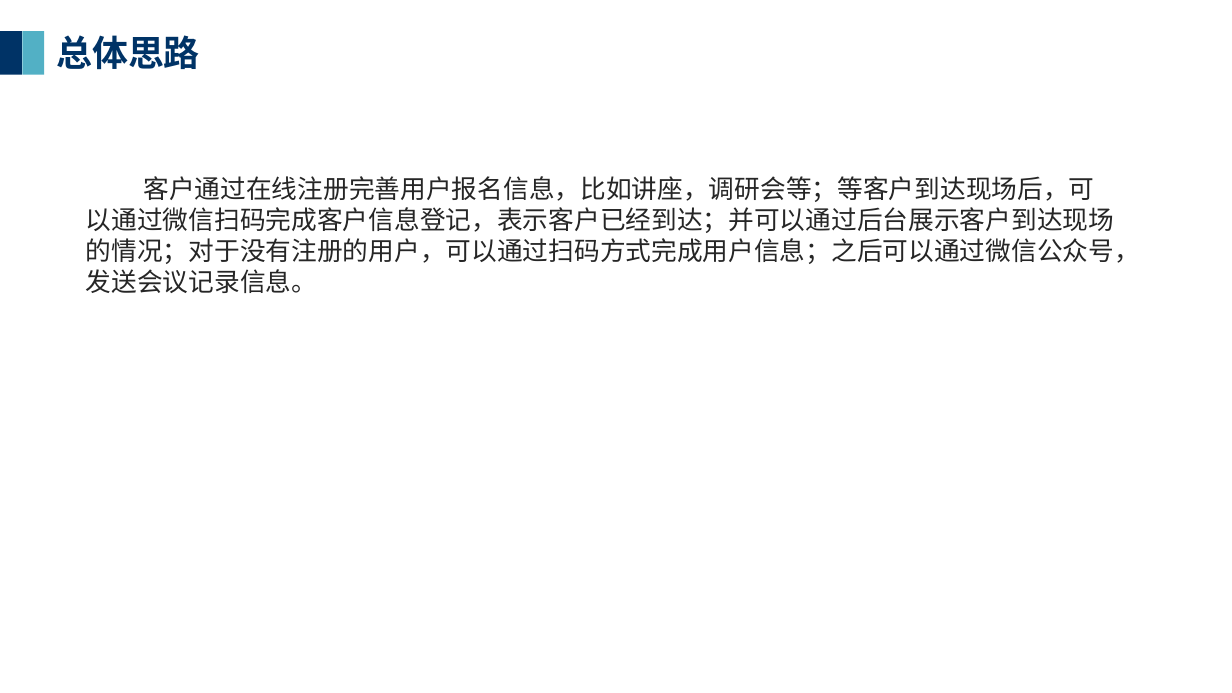
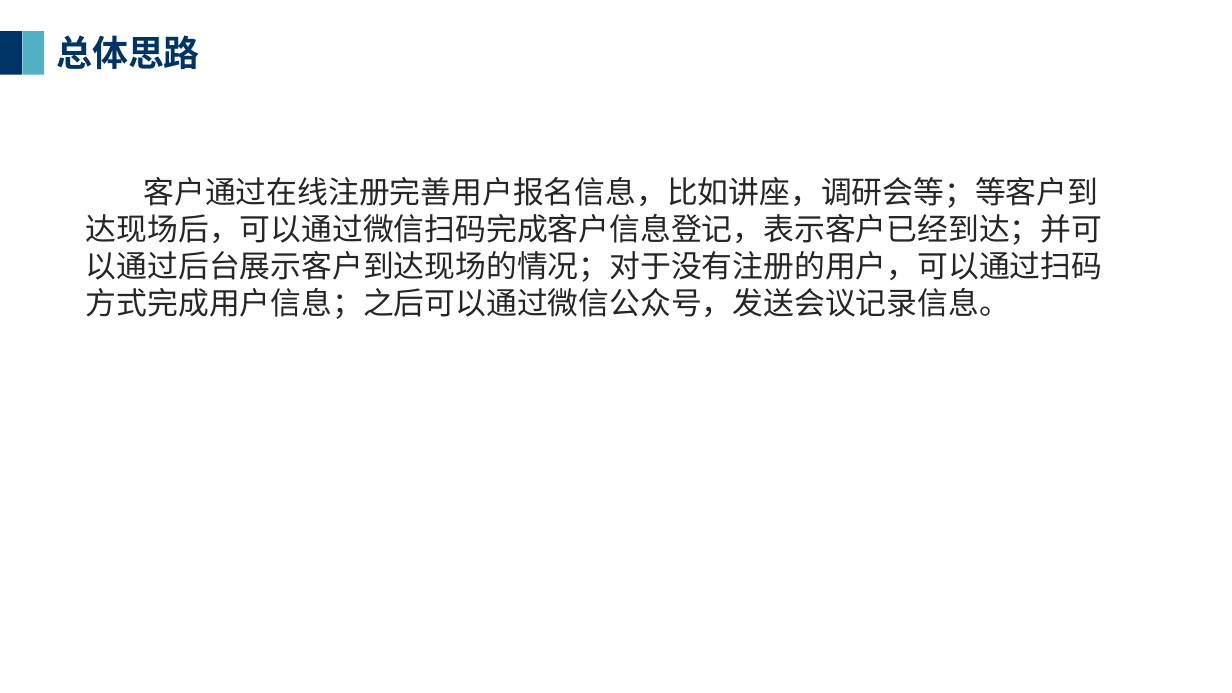
Before and after one commit to wangmingxue126/20151104796_wangmingxue, a slide deck: slide 9 of 开题报告/开题报告.pptx. Drawn at 1232x693 pixels with LibreOffice and Linux fonts; fonts in the diff are those of the drawing; background and template pictures are left out. Boxes give left, top, right and bottom in pixels: in the first picture for what was removed or moved away, otherwise in the second. Text is boxed around its words. In the diff, an @@ line names an element or a change of style, - is before the commit and + after.

```diff
--- a/开题报告/开题报告.pptx
+++ b/开题报告/开题报告.pptx
@@ text "客户通过在线注册完善用户报名信息，比如讲座，调研会等；等客户到达现场后，可以通过微信扫码完成客户信息登记，表示客户已经到 ..." at box(86, 177, 1102, 319): size 20 to 24 pt @@
```
Also in this commit, not shown: 2 other slides changed, 1 other file.
